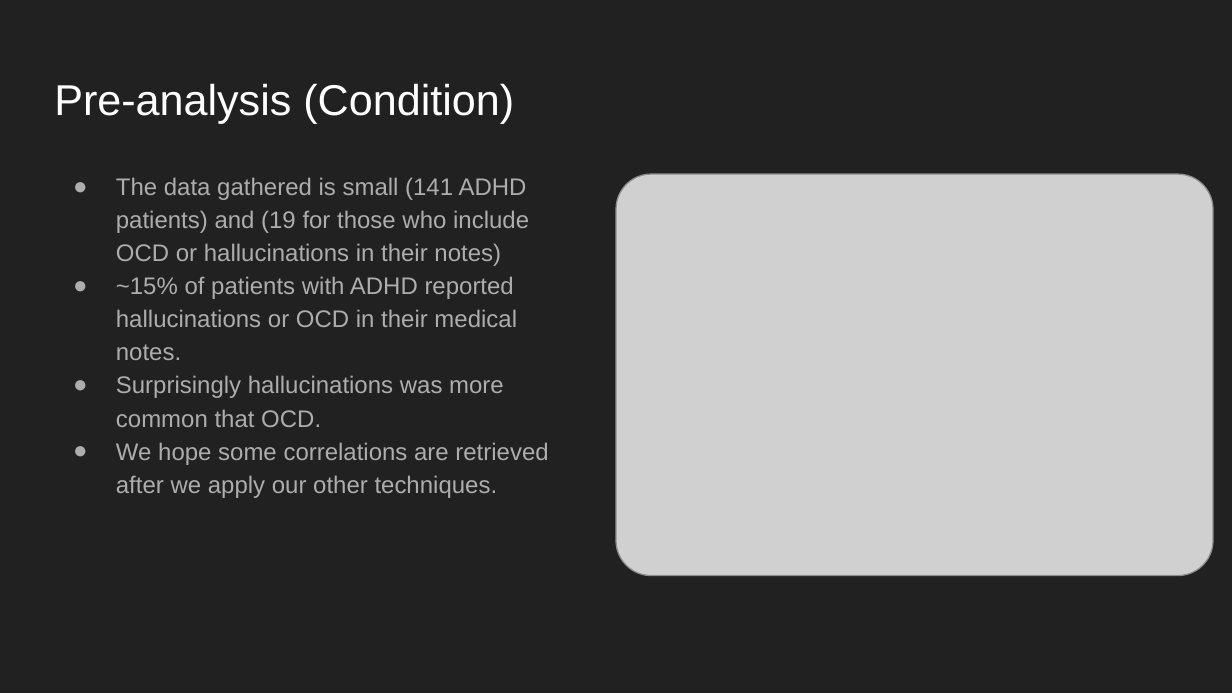
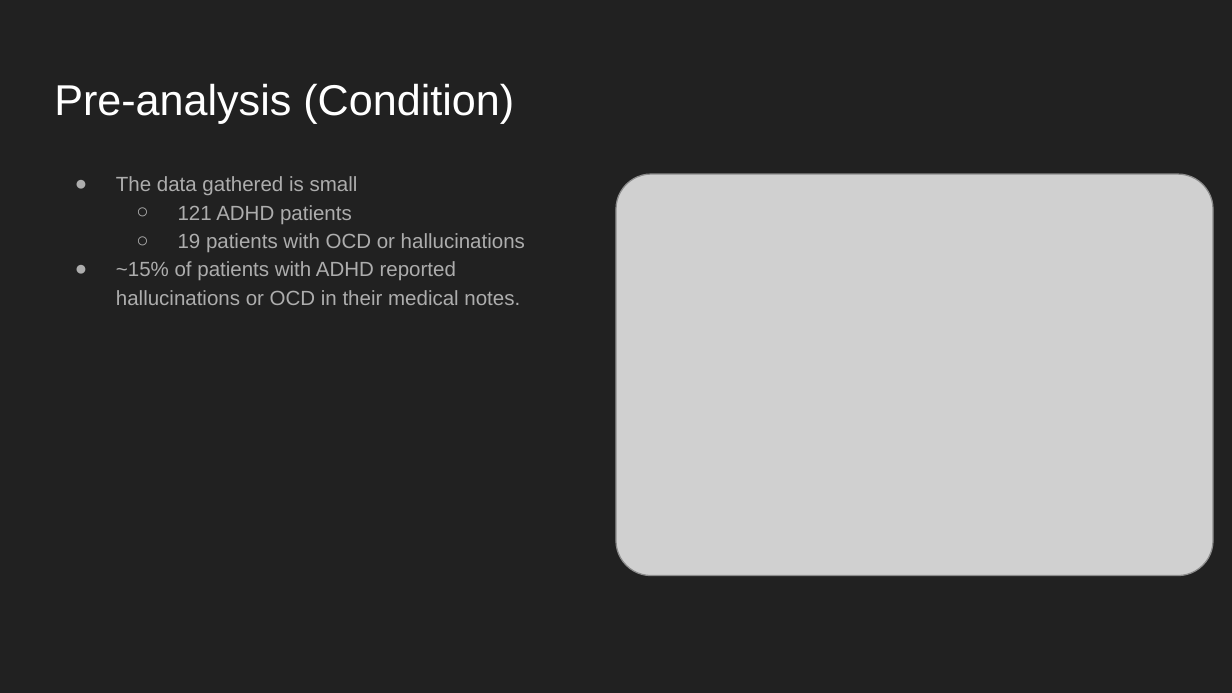
Before and after one commit to CountDer3k/Homework-AIH-2025, a slide deck: slide 6 of HW4 (Self Learning)/Self-Learning Tutorial.pptx. Drawn at 1232x693 pixels with LibreOffice and Linux fonts; fonts in the diff are those of the drawing; grey boxes stand for pictures. Boxes give left, top, right and bottom in pixels: in the first picture for what was removed or moved away, otherwise in the second. Text is boxed around its words. In the diff, an @@ line names an element or a change of style, - is before the commit and + after.

```diff
--- a/HW4 (Self Learning)/Self-Learning Tutorial.pptx
+++ b/HW4 (Self Learning)/Self-Learning Tutorial.pptx
@@ text at [116, 176, 525, 252]: text changed; size 14 to 12 pt @@
-● The data gathered is small (141 ADHD patients) and (19 for those who include OCD or hallucinations in their notes)
+● The data gathered is small
+  ○ 121 ADHD patients
+  ○ 19 patients with OCD or hallucinations
@@ text at [116, 261, 520, 305]: size 14 to 12 pt in "~15% of patients with ADHD reported hallucinations ..."; indent changed @@
@@ text at [116, 375, 548, 498]: paragraphs removed @@
-● Surprisingly hallucinations was more common that OCD.
-● We hope some correlations are retrieved after we apply our other techniques.
```
Also in this commit, not shown: 12 other slides changed.
